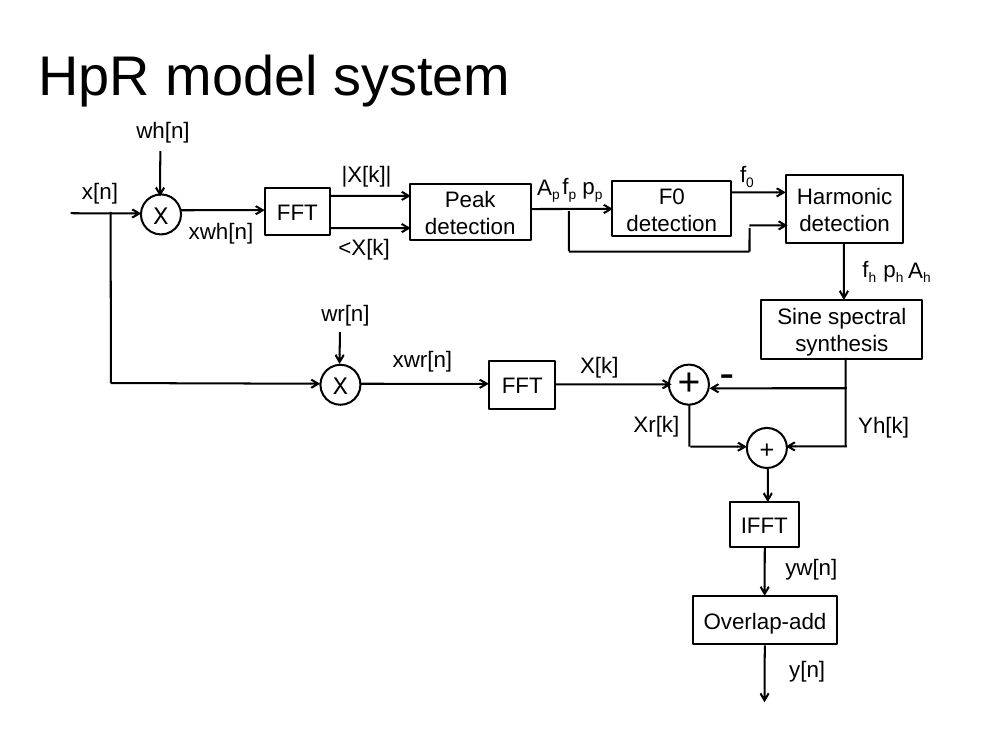
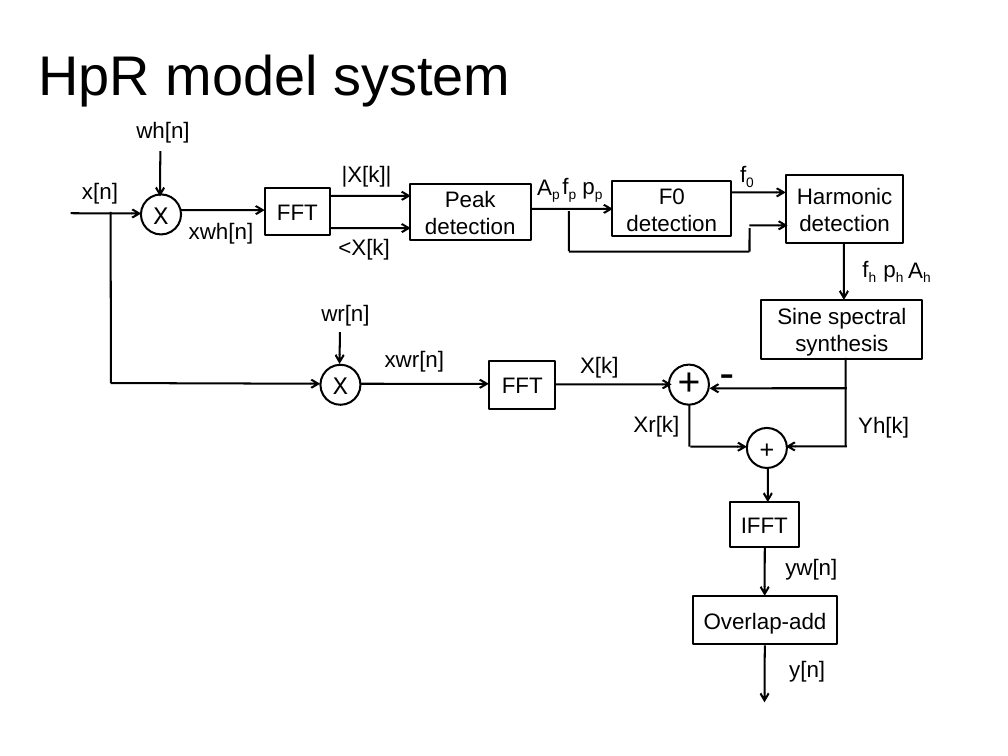
Before and after one commit to MTG/sms-tools, a slide deck: slide 6 of lectures/07-Sinusoidal-plus-residual-model/7T2-Sinusoidal-plus-residual-modeling.odp. Drawn at 1008x756 pixels with LibreOffice and Linux fonts; fonts in the diff are those of the drawing. Boxes give left, top, right and bottom in pixels: in the first picture for what was removed or moved away, otherwise in the second. Text is boxed around its words. In the diff, an @@ line names an element or a change of style, - is before the commit and + after.

```diff
--- a/lectures/07-Sinusoidal-plus-residual-model/7T2-Sinusoidal-plus-residual-modeling.odp
+++ b/lectures/07-Sinusoidal-plus-residual-model/7T2-Sinusoidal-plus-residual-modeling.odp
@@ text "xwr[n]": place and size @@
-text "xwr[n]" at (393, 350, 453, 372)
+text "xwr[n]" at (385, 350, 445, 372)
```
Also in this commit, not shown: 1 slide removed.
